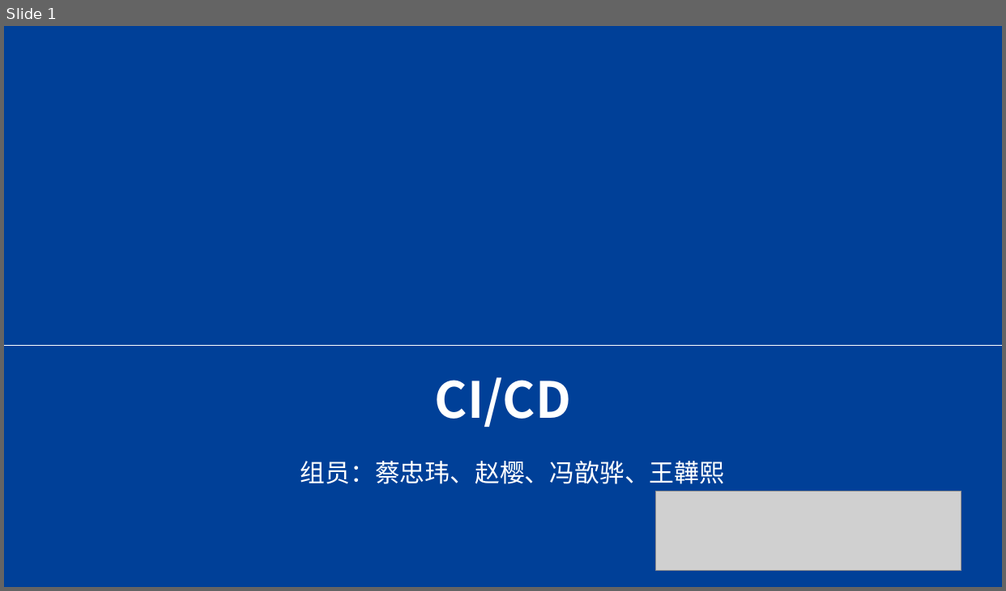
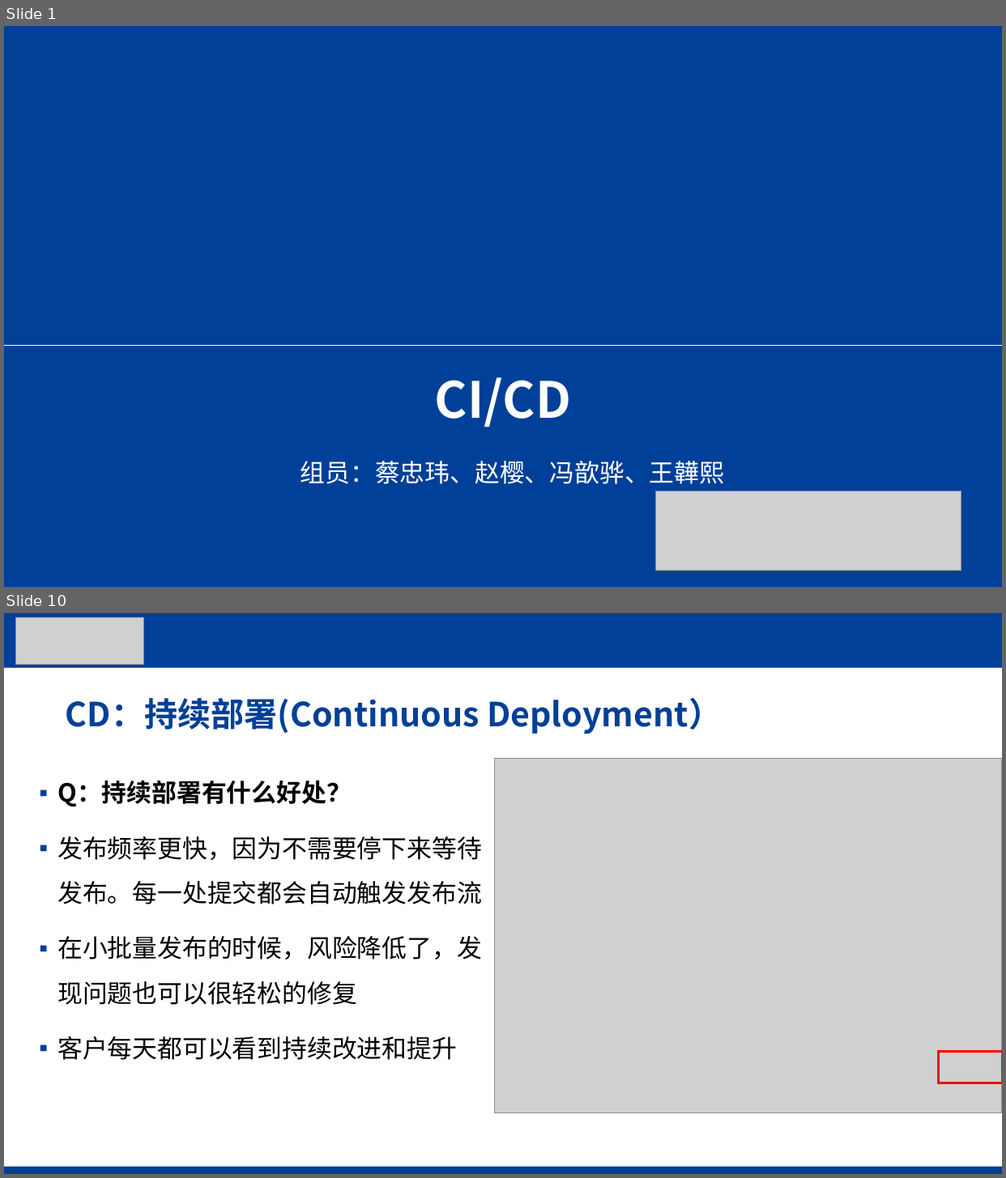
Before and after one commit to sansazhao/CI-CD, a slide deck: CICD介绍.pptx. Shown one above the other, each under a label of ours: slide 1 before the commit, slides 1 and 10 after it; the slides between them are not shown. The pictures are 1006x591 and 1006x1178 pixels, drawn with LibreOffice and Linux fonts; fonts in the diff are those of the drawing; grey boxes stand for pictures; background and template pictures are left out. Boxes give left, top, right and bottom in pixels: in the first picture for what was removed or moved away, otherwise in the second. Text is boxed around its words. In the diff, an @@ line names an element or a change of style, - is before the commit and + after.

```diff
--- a/CICD介绍.pptx
+++ b/CICD介绍.pptx
@@ slide 10 added at [4,613,1002,1174], background #FFFFFF @@
@@ rectangle added at [4,613,1002,667], fill #004098 @@
@@ picture added at [15,618,143,665] @@
@@ title added at [66,697,722,735], 32 pt, text #004098, bold @@
+CD：持续部署(Continuous Deployment）
@@ picture added at [494,758,1002,1113] @@
@@ text added at [57,780,482,1060], 24 pt, text #000000 @@
+▪ Q：持续部署有什么好处？
+▪ 发布频率更快，因为不需要停下来等待发布。每一处提交都会自动触发发布流
+▪ 在小批量发布的时候，风险降低了，发现问题也可以很轻松的修复
+▪ 客户每天都可以看到持续改进和提升
@@ rectangle added at [939,1052,1002,1084], outline #FF0000 2.25 pt @@
@@ rectangle added at [4,1167,1002,1174], fill #004098 @@
```
Also in this commit, not shown: 6 slides changed, 5 other slides added.
